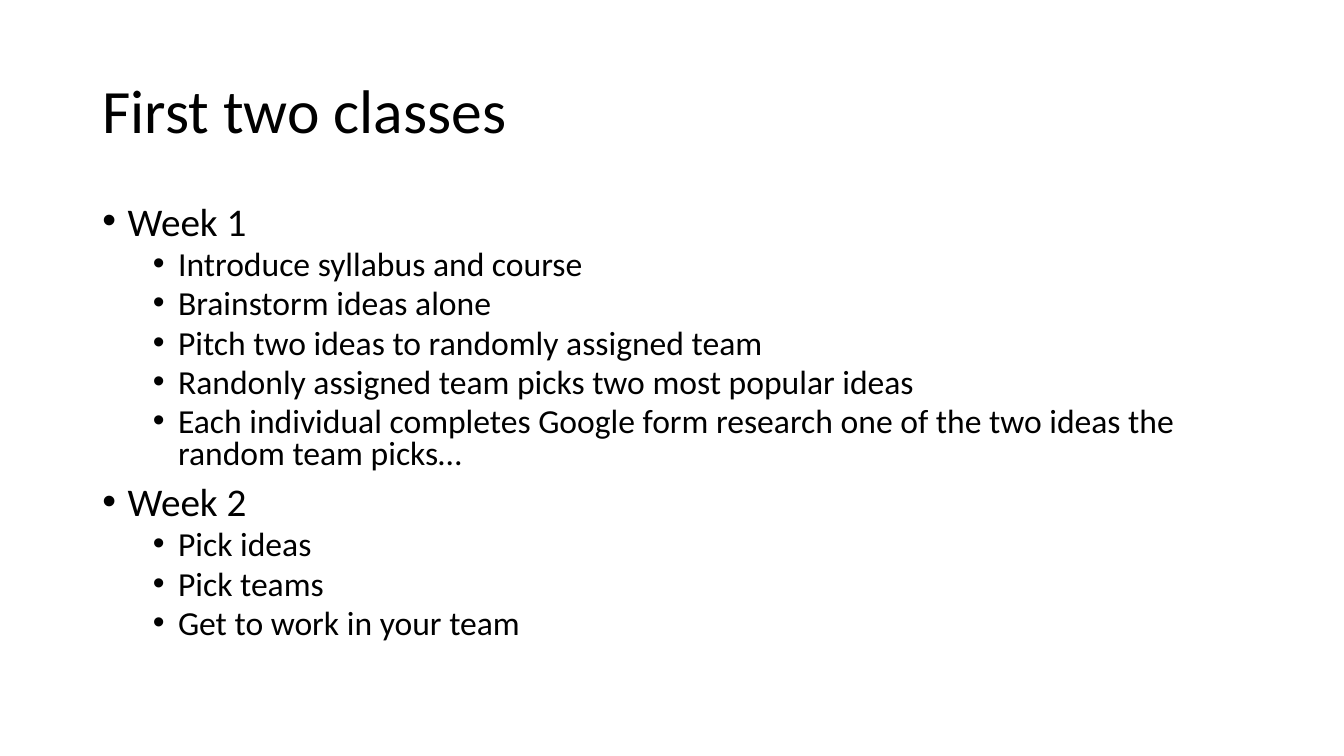
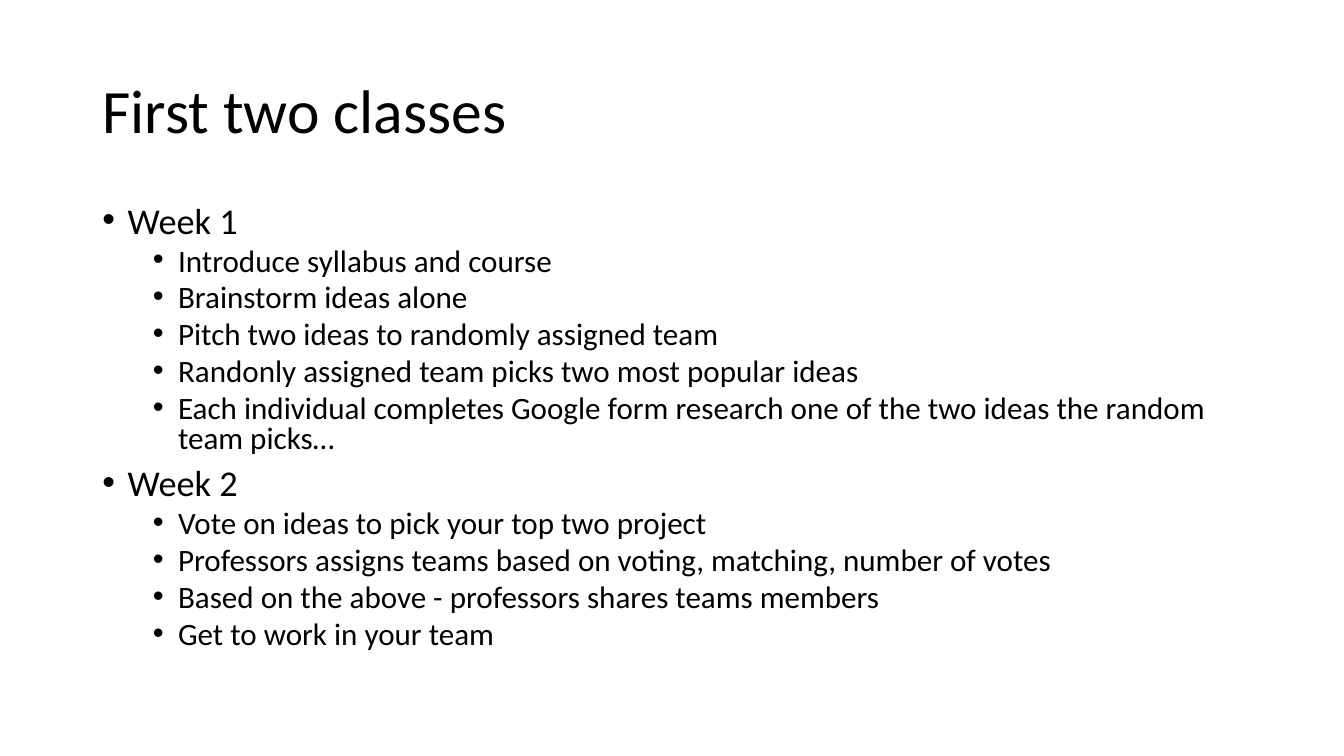
Before and after one commit to mschray/IPro497Sample, a slide deck: slide 2 of Course Content/Week 1 Run of show.pptx. Drawn at 1344x756 pixels with LibreOffice and Linux fonts; fonts in the diff are those of the drawing. Boxes give left, top, right and bottom in pixels: in the first picture for what was removed or moved away, otherwise in the second. Text is boxed around its words. In the diff, an @@ line names an element or a change of style, - is before the commit and + after.

Commit message:
Add files via upload
Changes for fall 2023 course

```diff
--- a/Course Content/Week 1 Run of show.pptx
+++ b/Course Content/Week 1 Run of show.pptx
@@ text at <box>128,208,1205,650</box>: size 28 to 25.9 pt in "Week 1", "Week 2"; size 24 to 22.2 pt in "Introduce syllabus and course", "Brainstorm ideas alone", "Pitch two ideas to randomly assigned team", "Randonly assigned team picks two most popular ..." and 2 more places @@
@@ text at <box>178,512,1051,613</box>: text changed; size 24 to 22.2 pt @@
-  • Pick ideas
-  • Pick teams
+  • Vote on ideas to pick your top two project
+  • Professors assigns teams based on voting, matching, number of votes
+  • Based on the above - professors shares teams members
```
